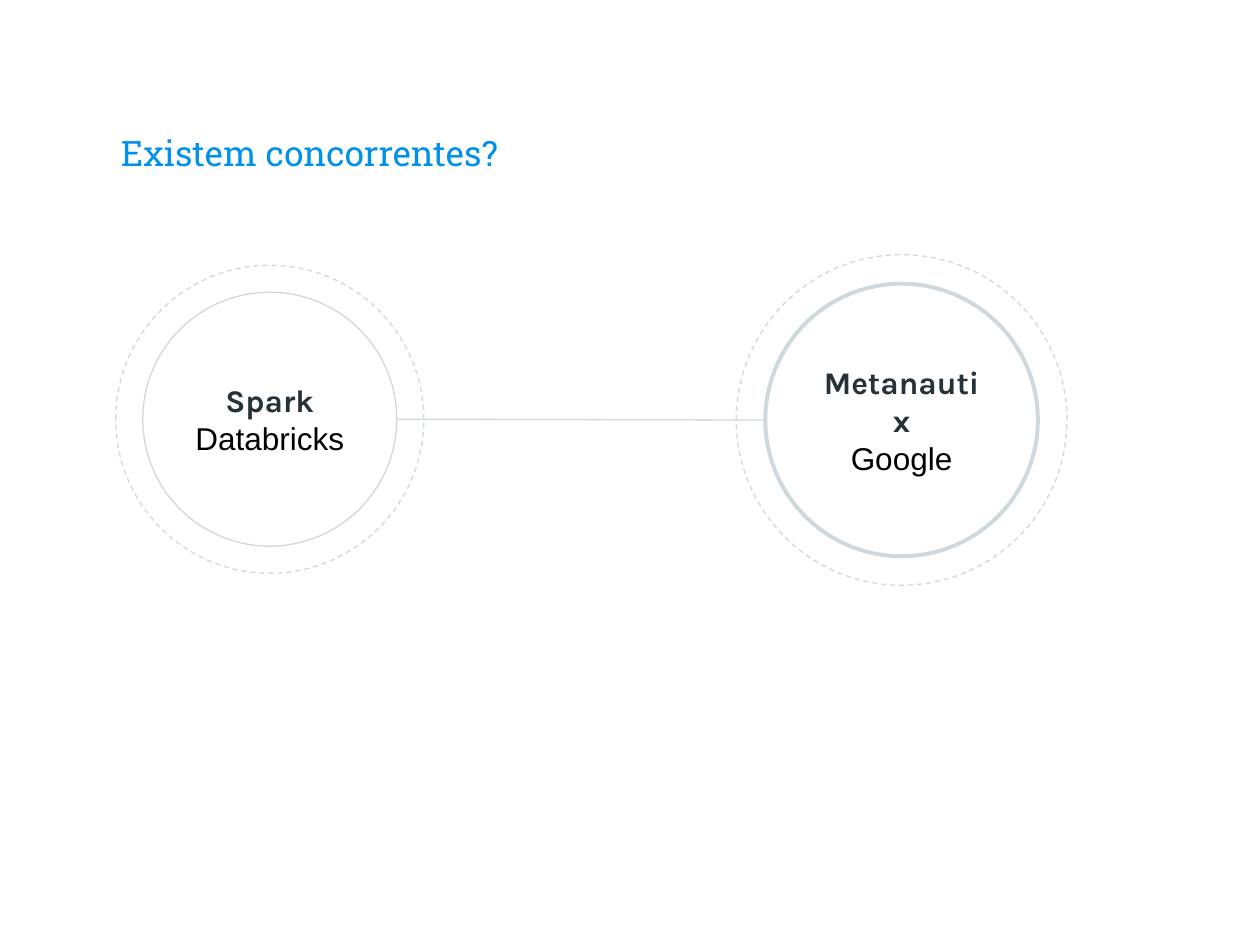
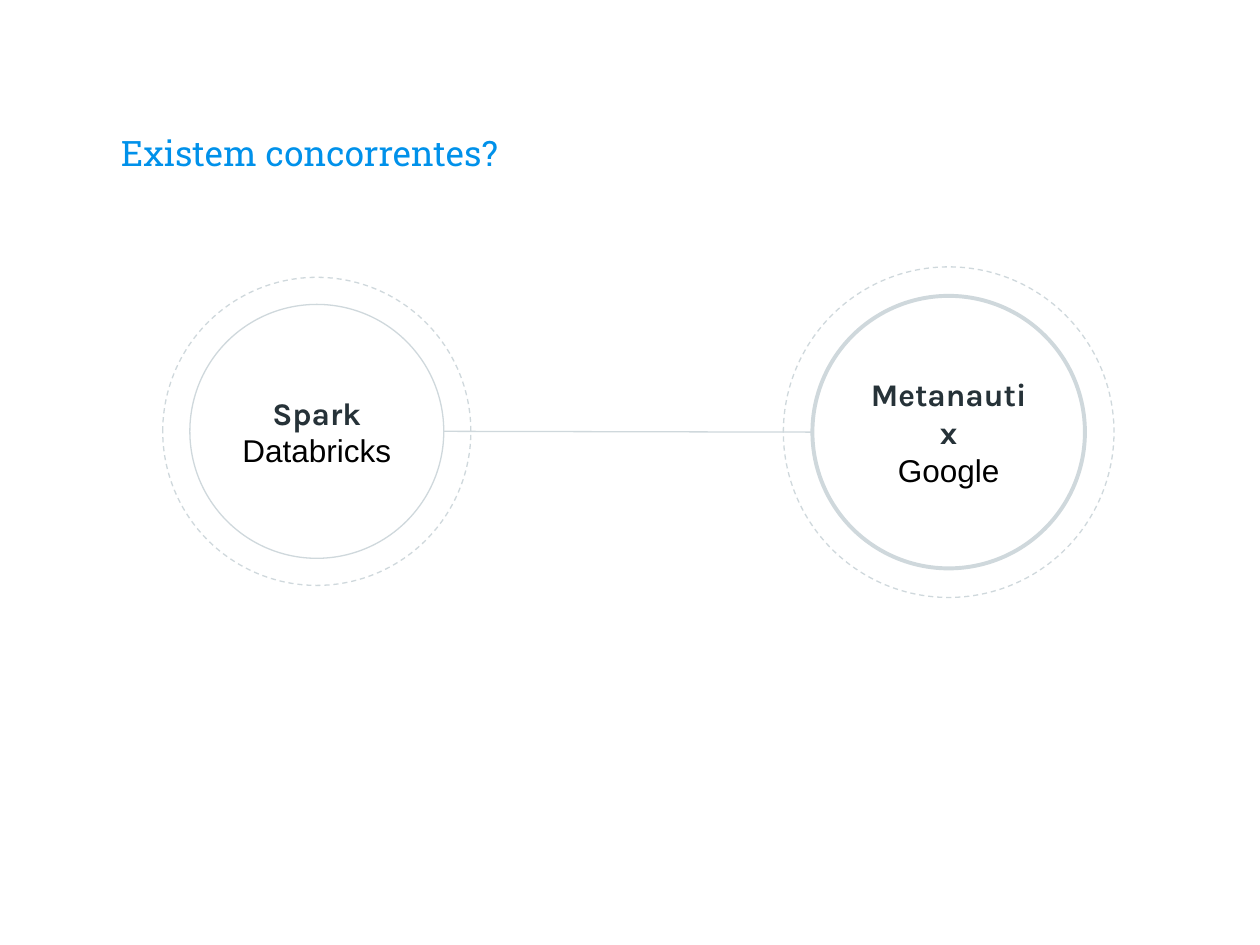
Before and after one commit to rafaelcam/tcc, a slide deck: slide 11 of TRABALHOS TEÓRICOS/Slide Apresentacao TCC.pptx (slide 10 before the commit). Drawn at 1260x945 pixels with LibreOffice and Linux fonts; fonts in the diff are those of the drawing; background and template pictures are left out. Boxes give left, top, right and bottom in pixels: in the first picture for what was removed or moved away, otherwise in the second. Text is boxed around its words. In the diff, an @@ line names an element or a change of style, - is before the commit and + after.

```diff
--- a/TRABALHOS TEÓRICOS/Slide Apresentacao TCC.pptx
+++ b/TRABALHOS TEÓRICOS/Slide Apresentacao TCC.pptx
@@ ellipse: place and size @@
-ellipse at (736, 255, 1066, 585)
+ellipse at (784, 267, 1114, 597)
@@ ellipse: place and size @@
-ellipse at (116, 265, 425, 573)
+ellipse at (163, 277, 471, 586)
@@ ellipse "Metanautix": place and size @@
-ellipse "Metanautix" at (765, 284, 1037, 556)
+ellipse "Metanautix" at (813, 296, 1085, 568)
@@ ellipse "Spark": place and size @@
-ellipse "Spark" at (142, 292, 397, 547)
+ellipse "Spark" at (190, 305, 445, 559)
@@ line moved from (397, 420) - (765, 420) to (444, 431) - (813, 432) @@
```
Also in this commit, not shown: 9 other slides changed, 11 slides added, 17 slides removed.
